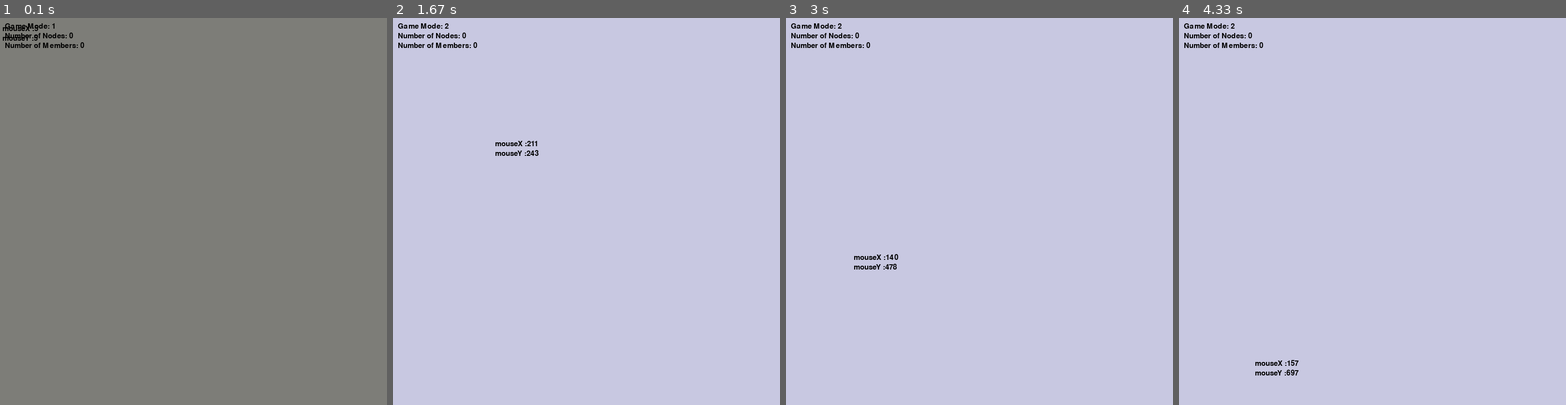
Above: before the commit, frames 1-4 (left to right).
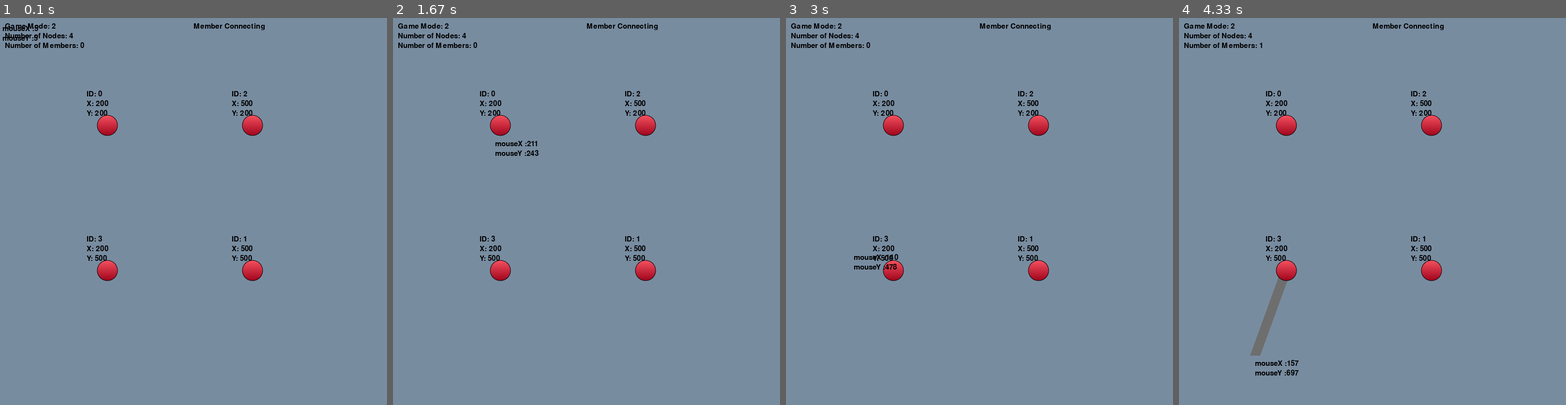
Above: after the commit, the same moments.

Repository: vinnnyr/Vinny-Truss-Solver
Game: pygame game, started from main.py
The game is run twice, just before and just after one commit, with the same random seed, the same clock (stepped at 60 frames per second) and the same inputs. The source is Python 2; it was converted automatically to run under Python 3.
Inputs (mouse positions are in pixels of both pictures, inside the frame that each line leads up to):
- Up to frame 1 (0.1 s): no input
- Up to frame 2 (1.67 s): tap 3 at 0.33 s; tap 1 at 0.67 s; tap 2 at 1 s; click (493, 134) at 1.38 s
- Up to frame 3 (3 s): click (979, 257) at 1.72 s; click (925, 130) at 2.05 s; click (1114, 312) at 2.38 s; click (855, 250) at 2.72 s
- Up to frame 4 (4.33 s): click (1260, 137) at 3.05 s; click (1279, 281) at 3.38 s; click (1511, 300) at 3.72 s; click (1256, 354) at 4.05 s

The runs differ from the first frame. In frame 1, 100% of the frame differs, in the area x 0-100%, y 0-100%; in frame 2, 100%; in frame 3, 100%; in frame 4, 100%.

Commit message:
added 3rd game mode

Diff:
--- a/main.py
+++ b/main.py
@@ -81,6 +81,16 @@
     mouseLabelX = myFont.render("mouseX :" + str(mouseX), 2, (0, 0, 0))
     mouseLabelY = myFont.render("mouseY :" + str(mouseY), 2, (0, 0, 0))
 
+    if programMode==1:
+        descriptionLabel=myFont.render("Node Building", 2, (0, 0, 0))
+    elif programMode==2:
+        descriptionLabel = myFont.render("Member Connecting", 2, (0, 0, 0))
+    elif programMode==3:
+        descriptionLabel= descriptionLabel=myFont.render("Force input", 2, (0, 0, 0))
+    else:
+        descriptionLabel = myFont.render("NULL", 2, (0, 0, 0))
+
+    screen.blit(descriptionLabel,(400,10))
     screen.blit(gameModeLabel, (10, 10))
     screen.blit(nodeLengthLabel, (10, 30))
     screen.blit(memberLengthLabel, (10, 50))
@@ -184,8 +194,9 @@
 nodeList = []
 memberList = []
 nodeDict = {}
-programMode = 1  # mode 1:Node Building
+programMode = 2  # mode 1:Node Building
 # mode 2: Member Connecting
+#mode 3: Force
 
 done = False
 checkForDelete = False
@@ -193,14 +204,13 @@
 
 
 def createTestingNodes():
-    nodeList.append(Node((500, 100), 0))
-    nodeList.append(Node((500, 300), 1))
-    nodeList.append(Node((300, 200), 2))
-    nodeList.append(Node((300, 300), 3))
-    nodeList.append(Node((400, 600), 4))
-
-
-# createTestingNodes()
+    nodeList.append(Node((200, 200), 0))
+    nodeList.append(Node((500, 500), 1))
+    nodeList.append(Node((500, 200), 2))
+    nodeList.append(Node((200, 500), 3))
+
+
+createTestingNodes()
 
 while not done:
     (mouseX, mouseY) = pygame.mouse.get_pos()  # Global Variables mouseX and mouseY
@@ -227,14 +237,18 @@
                 nodeList.pop(indexToDel)
                 checkForDelete = False
             elif event.key == pygame.K_1:
-                programMode = 1  # program mode 1: Truss Building
+                programMode = 1  # program mode 1: Node Building
             elif event.key == pygame.K_2:
-                programMode = 2
+                programMode = 2 #Member connecting
+            elif event.key == pygame.K_3:
+                programMode = 3 #force inputting
 
     if programMode == 1:
-        color = (125, 125, 120)
+        color = (100, 120, 130)
     elif programMode == 2:
-        color = (200, 200, 225)
+        color = (120, 140, 160)
+    elif programMode == 3:
+        color= (140,160,180)
     screen.fill(color)
     for m in memberList:
         m.display()
